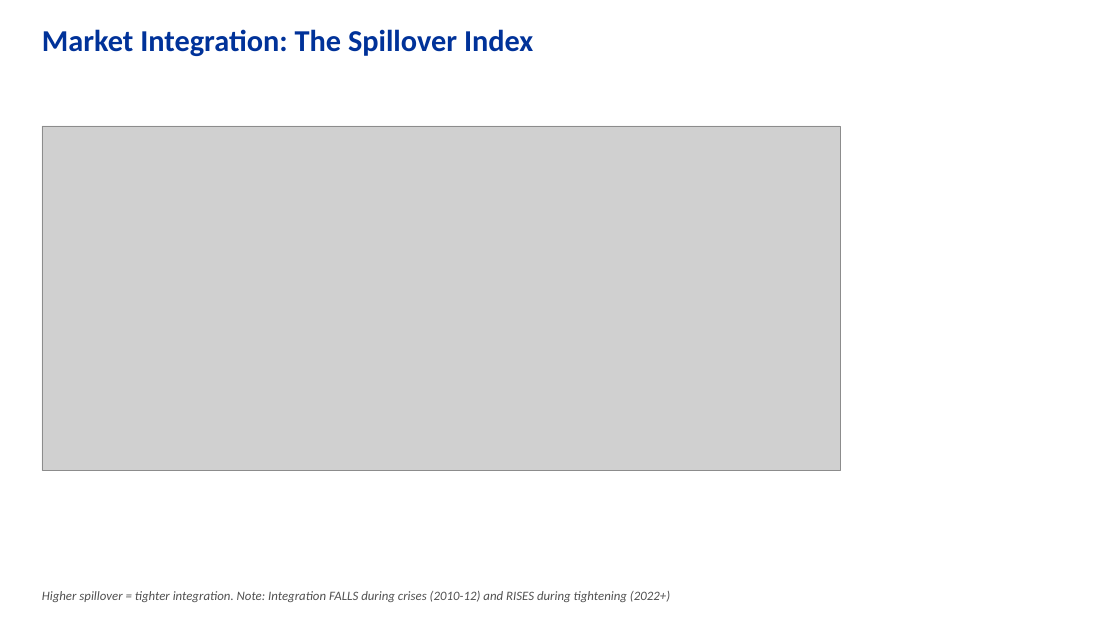
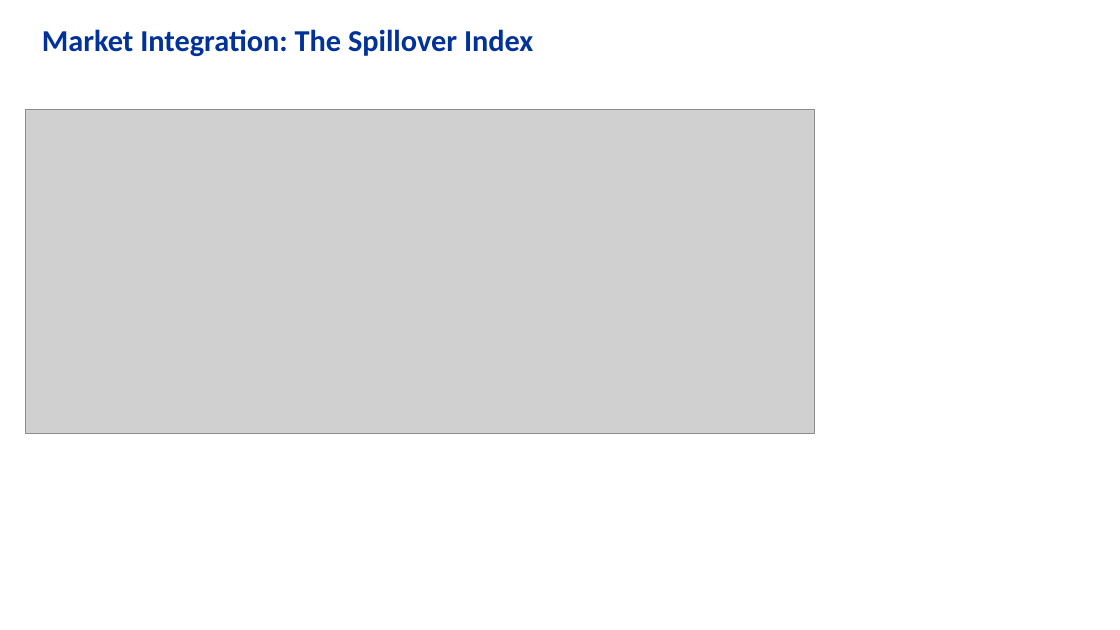
Before and after one commit to jonorice/Bond-spillovers, a slide deck: slide 3 of comprehensive_analysis/Bond_Spillovers_Policymaker_Deck.pptx. Drawn at 1120x630 pixels with LibreOffice and Linux fonts; fonts in the diff are those of the drawing; grey boxes stand for pictures. Boxes give left, top, right and bottom in pixels: in the first picture for what was removed or moved away, otherwise in the second. Text is boxed around its words. In the diff, an @@ line names an element or a change of style, - is before the commit and + after.

```diff
--- a/comprehensive_analysis/Bond_Spillovers_Policymaker_Deck.pptx
+++ b/comprehensive_analysis/Bond_Spillovers_Policymaker_Deck.pptx
@@ picture: place and size @@
-picture at box(42, 126, 840, 471)
+picture at box(25, 109, 815, 433)
@@ text removed at box(42, 591, 670, 602) @@
-Higher spillover = tighter integration. Note: Integration FALLS during crises (2010-12) and RISES during tightening (2022+)
```
Also in this commit, not shown: 4 other slides changed, 6 other files.
